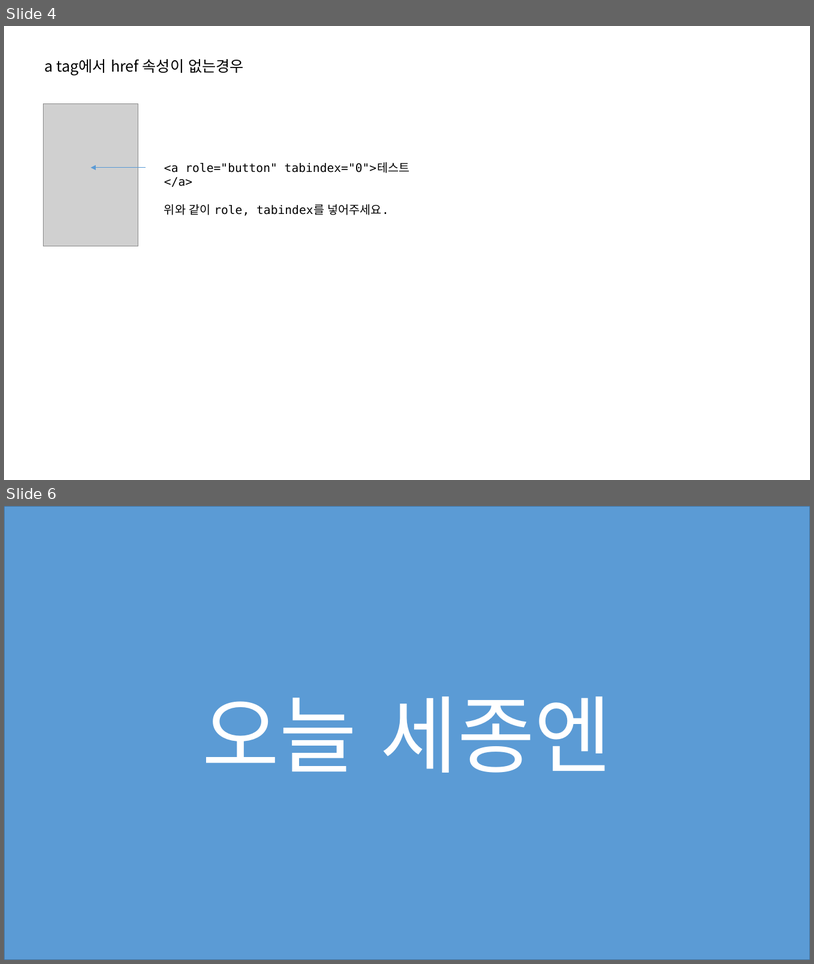
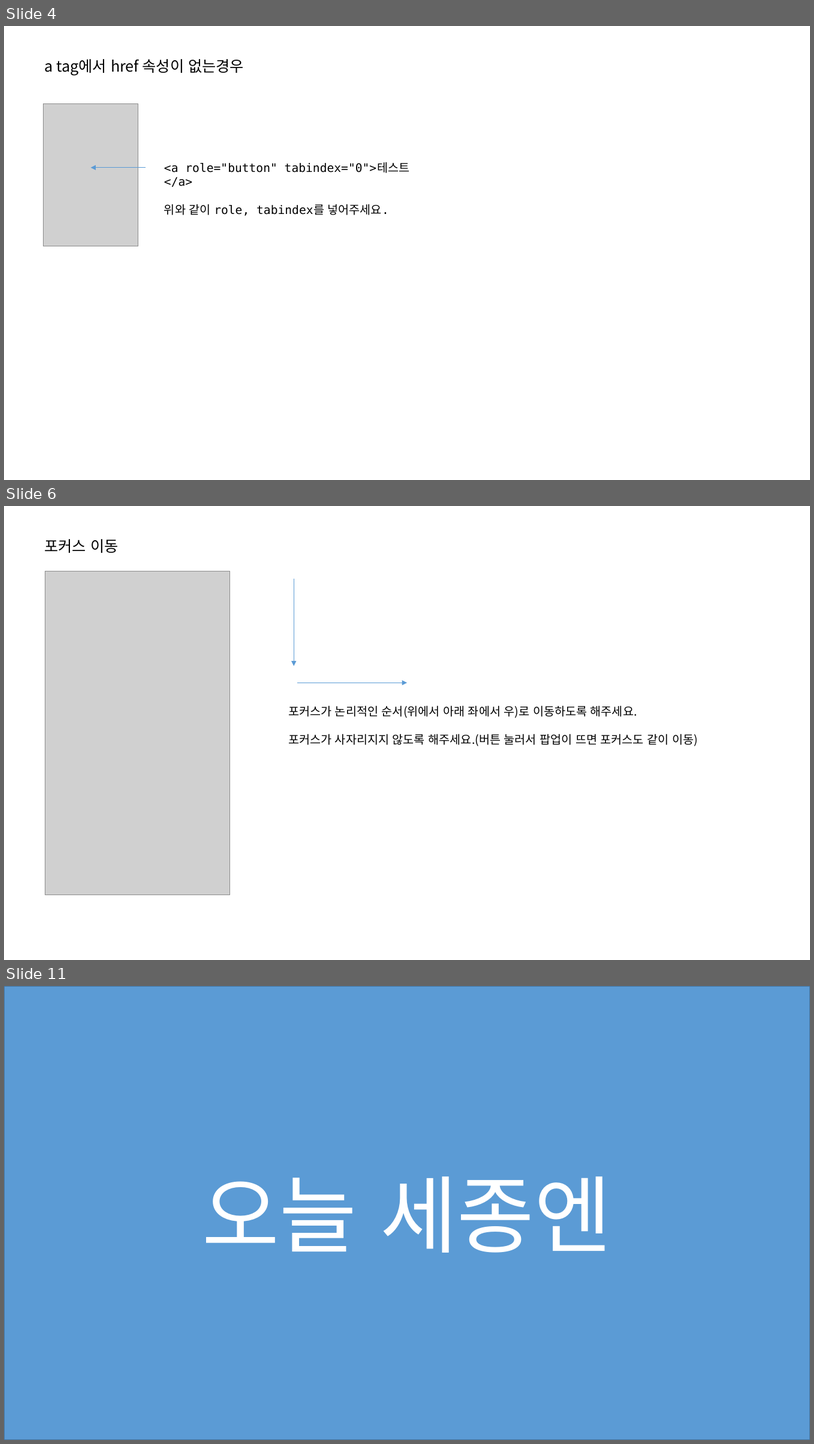
Before and after one commit to jeoungGyy/sejong, a slide deck: ppt/웹접근성 오류 체크(운영).pptx. Shown one above the other, each under a label of ours: slides 4 and 6 before the commit, slides 4, 6 and 11 after it; the slides between them are not shown. The pictures are 814x964 and 814x1444 pixels, drawn with LibreOffice and Linux fonts; fonts in the diff are those of the drawing; grey boxes stand for pictures. Boxes give left, top, right and bottom in pixels: in the first picture for what was removed or moved away, otherwise in the second. Text is boxed around its words. In the diff, an @@ line names an element or a change of style, - is before the commit and + after.

```diff
--- a/ppt/웹접근성 오류 체크(운영).pptx
+++ b/ppt/웹접근성 오류 체크(운영).pptx
@@ slide 6 added at (x1=4, y1=506, x2=810, y2=960), background #FFFFFF @@
@@ text added at (x1=44, y1=539, x2=118, y2=553), 18 pt, text #000000 @@
+포커스 이동
@@ picture added at (x1=45, y1=571, x2=230, y2=895) @@
@@ arrow added from (294, 579) to (294, 666), #5B9BD5 0.5 pt @@
@@ arrow added from (297, 682) to (408, 682), #5B9BD5 0.5 pt @@
@@ text added at (x1=288, y1=705, x2=698, y2=746), 14 pt, text #000000 @@
+포커스가 논리적인 순서(위에서 아래 좌에서 우)로 이동하도록 해주세요.
+포커스가 사자리지지 않도록 해주세요.(버튼 눌러서 팝업이 뜨면 포커스도 같이 이동)
@@ what was slide 6 is now slide 11 @@
```
Also in this commit, not shown: 1 slide changed, 4 other slides added.
